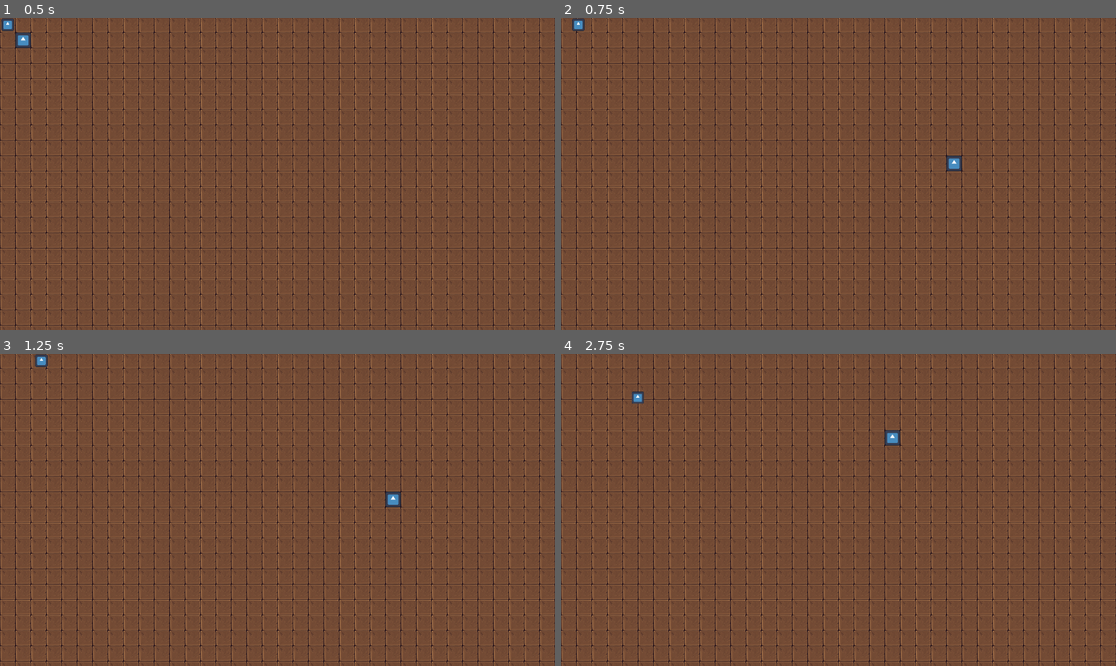
Above: before the commit, frames 1-4 (two rows, left to right).
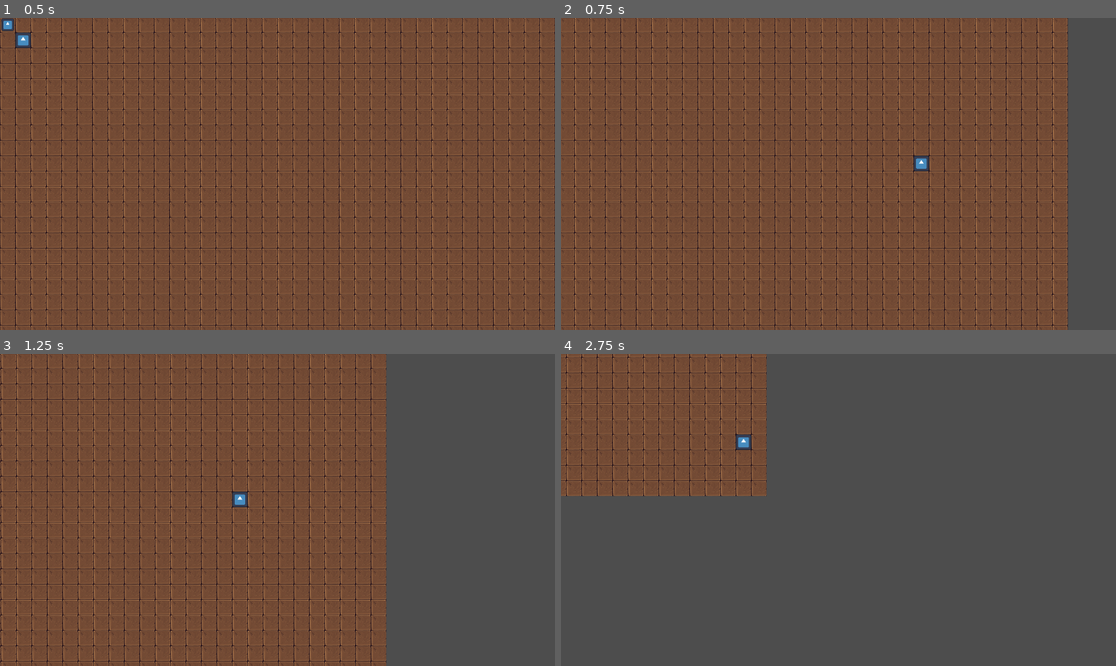
Above: after the commit, the same moments.

Repository: Johardt/farworld
Game: Godot game, scene res://scenes/main.tscn
Same seed, same stepped clock (60 frames per second), same inputs: the game is played once before the commit and once after it. The engine's default icon, where the game draws it, is replaced by a stand-in: a white triangle on a blue panel in a dark square.
Inputs (mouse positions are in pixels of both pictures, inside the frame that each line leads up to):
- Up to frame 1 (0.5 s): no input
- Up to frame 2 (0.75 s): tap Enter at 0.5 s; move the mouse to (960, 158) at 0.52 s; hold D (right) from 0.53 s (still down); right-click (960, 158) at 0.6 s
- Up to frame 3 (1.25 s): keep holding D (right)
- Up to frame 4 (2.75 s): move the mouse to (727, 525) at 1.27 s; release D (right) at 1.28 s; hold S (down) 1.28-2.03 s; right-click (727, 525) at 1.35 s; move the mouse to (894, 441) at 2.02 s; hold D (right) from 2.03 s (still down); right-click (894, 441) at 2.1 s

Frame 1 is identical in both runs. In frame 2, 26% of the frame differs, in the area x 0-100%, y 0-100%; in frame 3, 41%; in frame 4, 88%.

Commit message:
feat: camera movement

Diff:
--- a/project.godot
+++ b/project.godot
@@ -42,6 +42,16 @@
 "events": [Object(InputEventMouseButton,"resource_local_to_scene":false,"resource_name":"","device":-1,"window_id":0,"a …(259 unchanged characters)…
 ]
 }
+zoom_in={
+"deadzone": 0.2,
+"events": [Object(InputEventMouseButton,"resource_local_to_scene":false,"resource_name":"","device":-1,"window_id":0,"alt_pressed":false,"shift_pressed":false,"ctrl_pressed":false,"meta_pressed":false,"button_mask":0,"position":Vector2(0, 0),"global_position":Vector2(0, 0),"factor":1.0,"button_index":4,"canceled":false,"pressed":false,"double_click":false,"script":null)
+]
+}
+zoom_out={
+"deadzone": 0.2,
+"events": [Object(InputEventMouseButton,"resource_local_to_scene":false,"resource_name":"","device":-1,"window_id":0,"alt_pressed":false,"shift_pressed":false,"ctrl_pressed":false,"meta_pressed":false,"button_mask":0,"position":Vector2(0, 0),"global_position":Vector2(0, 0),"factor":1.0,"button_index":5,"canceled":false,"pressed":false,"double_click":false,"script":null)
+]
+}
 
 [physics]
 
--- a/scenes/main.tscn
+++ b/scenes/main.tscn
@@ -2,6 +2,20 @@
 
 [ext_resource type="PackedScene" uid="uid://1ctwd8aelhow" path="res://nodes/map.tscn" id="1_0wfyh"]
 [ext_resource type="PackedScene" uid="uid://ddvjiwhp8mxi1" path="res://nodes/pawn.tscn" id="2_0wfyh"]
+
+[sub_resource type="GDScript" id="GDScript_0wfyh"]
+resource_name = "Camera Movement"
+script/source = "extends Camera2D
+
+func _process(delta: float) -> void:
+	var direction_x = Input.get_axis(\"left\", \"right\")
+	var direction_y = Input.get_axis(\"up\", \"down\")
+	var direction_z = Input.get_axis(\"zoom_in\", \"zoom_out\")
+	var speed = get_meta(\"speed\") * delta * 100
+
+	position += Vector2(direction_x, direction_y).normalized() * speed
+	zoom += Vector2.ONE * direction_z
+"
 
 [node name="Root" type="Node" unique_id=972001344]
 metadata/is_root = true
@@ -13,3 +27,5 @@
 
 [node name="Camera2D" type="Camera2D" parent="." unique_id=996386316]
 position = Vector2(576, 326)
+script = SubResource("GDScript_0wfyh")
+metadata/speed = 5.0
